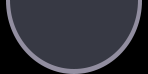
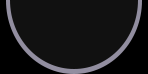
Layer changes from the first 148x74 image to the second:
painted on "Ellipse 2" over (10, 0, 138, 69)
